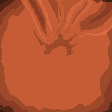
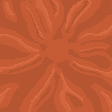
Two versions of the same layered image (112×112). Layer-by-layer changes:
painted on "palette" over [0, 0, 112, 112]
